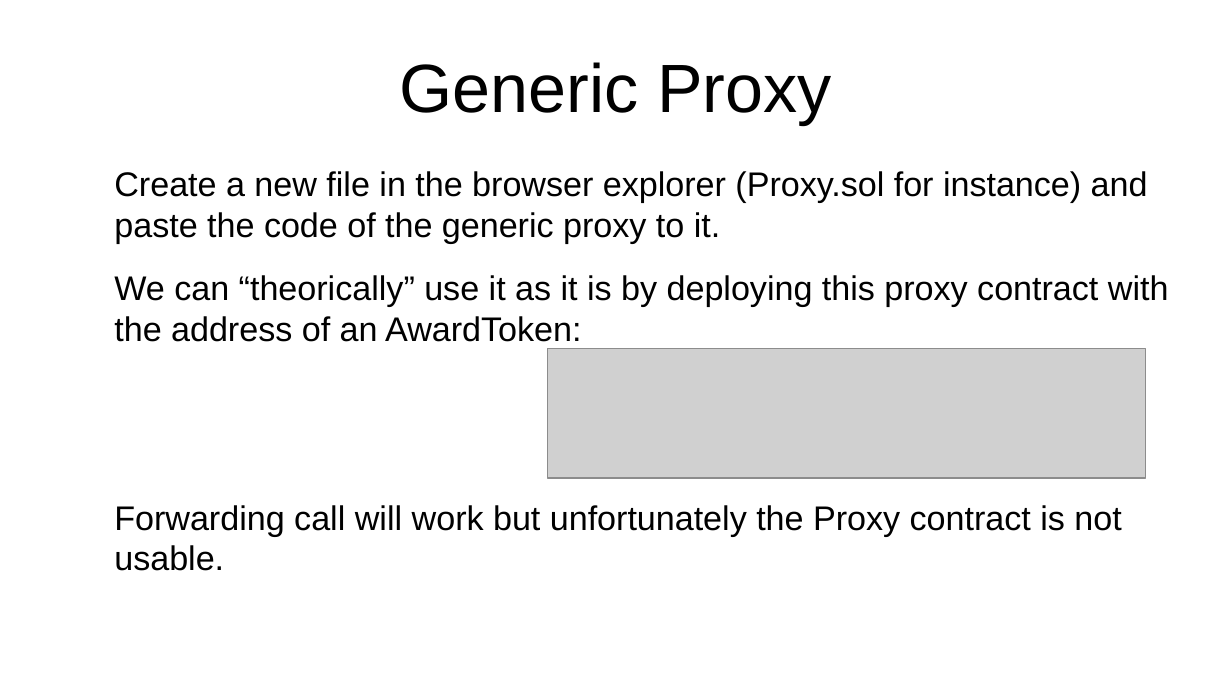
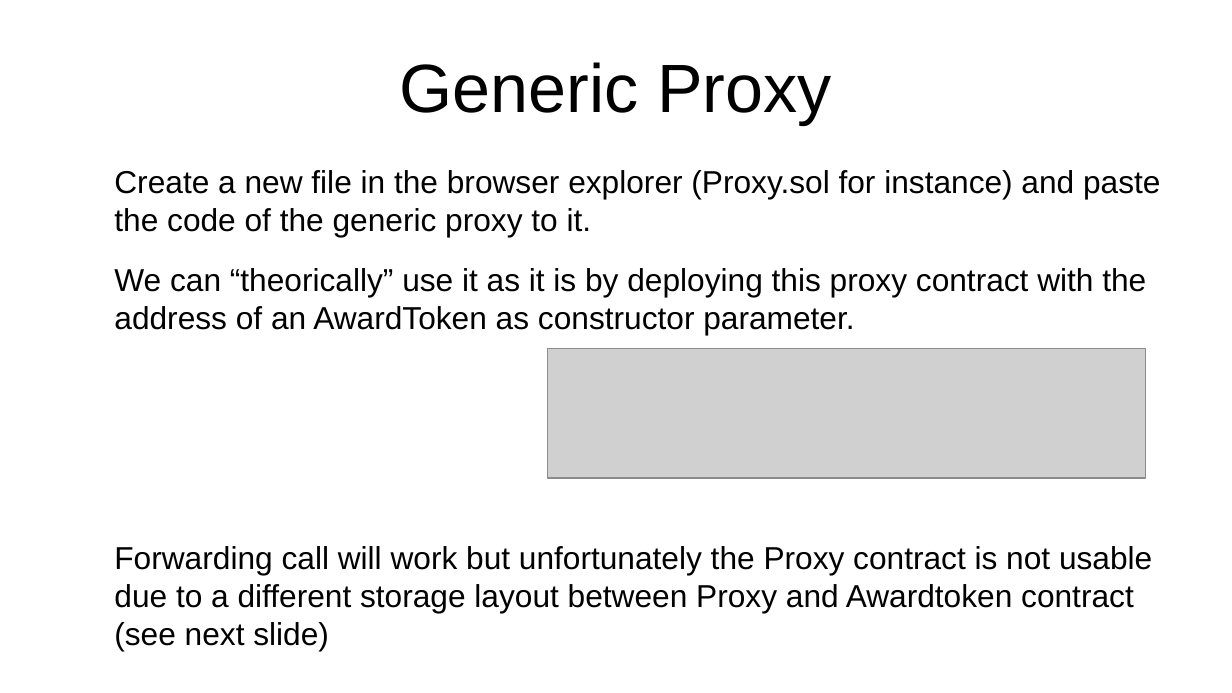
Before and after one commit to ethereum/remix-workshops, a slide deck: slide 11 of runningScript/proxyContract_AwardToken/ProxyContract.odp (slide 10 before the commit). Drawn at 1232x693 pixels with LibreOffice and Linux fonts; fonts in the diff are those of the drawing; grey boxes stand for pictures. Boxes give left, top, right and bottom in pixels: in the first picture for what was removed or moved away, otherwise in the second. Text is boxed around its words. In the diff, an @@ line names an element or a change of style, - is before the commit and + after.

```diff
--- a/runningScript/proxyContract_AwardToken/ProxyContract.odp
+++ b/runningScript/proxyContract_AwardToken/ProxyContract.odp
@@ text at [114,170,1160,237]: size 22 to 20.4 pt in "Create a new file in the browser ..." @@
@@ text at [114,268,1152,650]: text changed; size 22 to 20.4 pt @@
-We can “theorically” use it as it is by deploying this proxy contract with the address of an AwardToken:
-Forwarding call will work but unfortunately the Proxy contract is not usable.
+We can “theorically” use it as it is by deploying this proxy contract with the address of an AwardToken as constructor parameter.
+Forwarding call will work but unfortunately the Proxy contract is not usable due to a different storage layout between Proxy and Awardtoken contract (see next slide)
```
Also in this commit, not shown: 10 other slides changed, 1 slide added, 5 slides removed, 2 other files.
